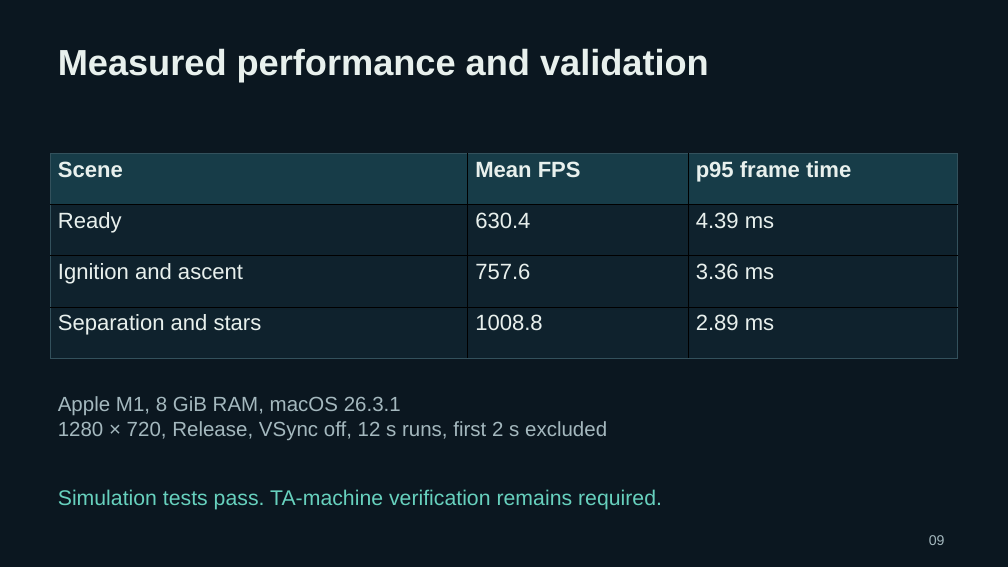
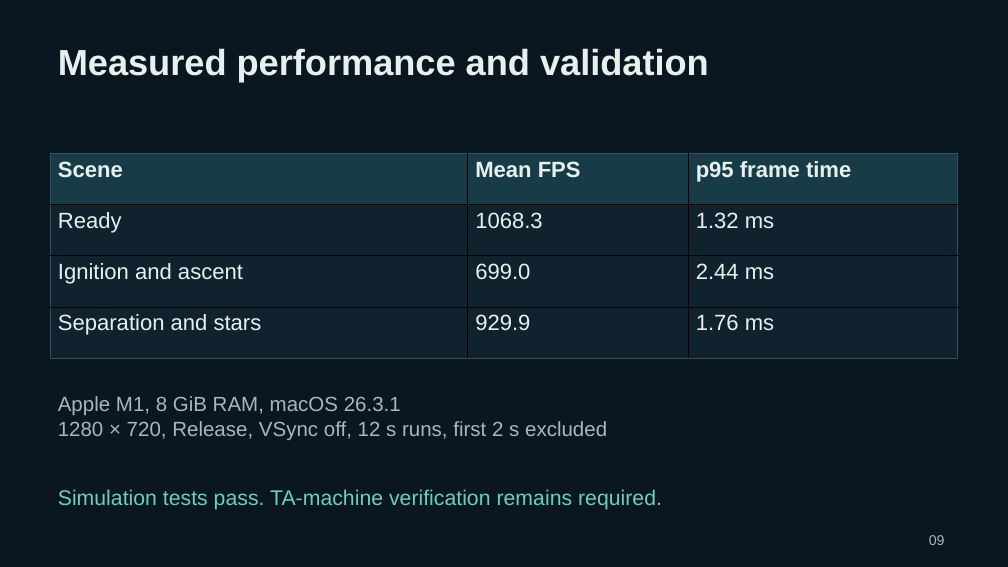
Before and after one commit to aqinaq/baiqonyr, a slide deck: slide 9 of output/Baikonur_Presentation.pptx. Drawn at 1008x567 pixels with LibreOffice and Linux fonts; fonts in the diff are those of the drawing. Boxes give left, top, right and bottom in pixels: in the first picture for what was removed or moved away, otherwise in the second. Text is boxed around its words. In the diff, an @@ line names an element or a change of style, - is before the commit and + after.

```diff
--- a/output/Baikonur_Presentation.pptx
+++ b/output/Baikonur_Presentation.pptx
@@ table at (51, 154, 958, 358) @@
-row 2, column 2: 630.4
+row 2, column 2: 1068.3
-row 2, column 3: 4.39 ms
+row 2, column 3: 1.32 ms
-row 3, column 2: 757.6
+row 3, column 2: 699.0
-row 3, column 3: 3.36 ms
+row 3, column 3: 2.44 ms
-row 4, column 2: 1008.8
+row 4, column 2: 929.9
-row 4, column 3: 2.89 ms
+row 4, column 3: 1.76 ms
```
Also in this commit, not shown: 48 other files.
